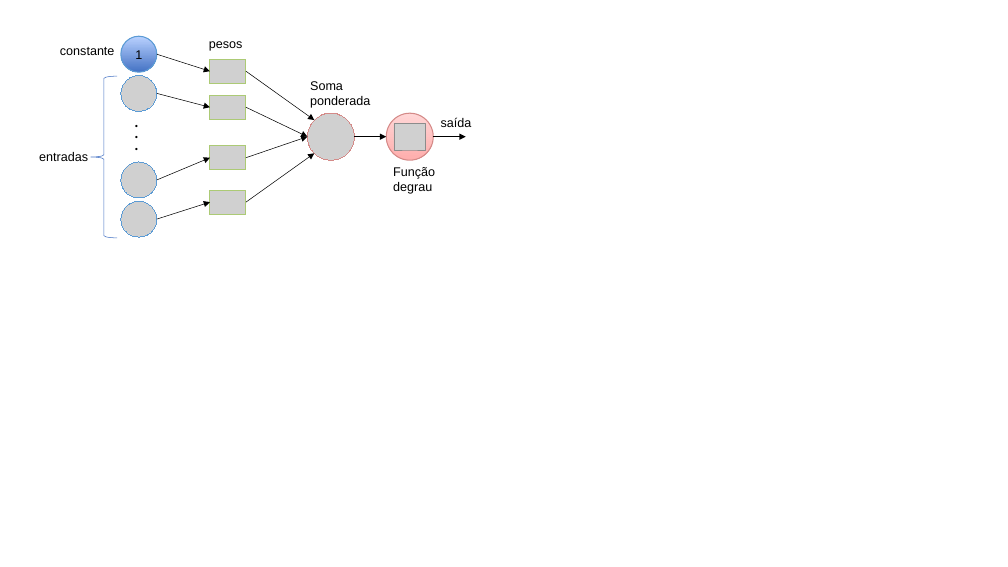
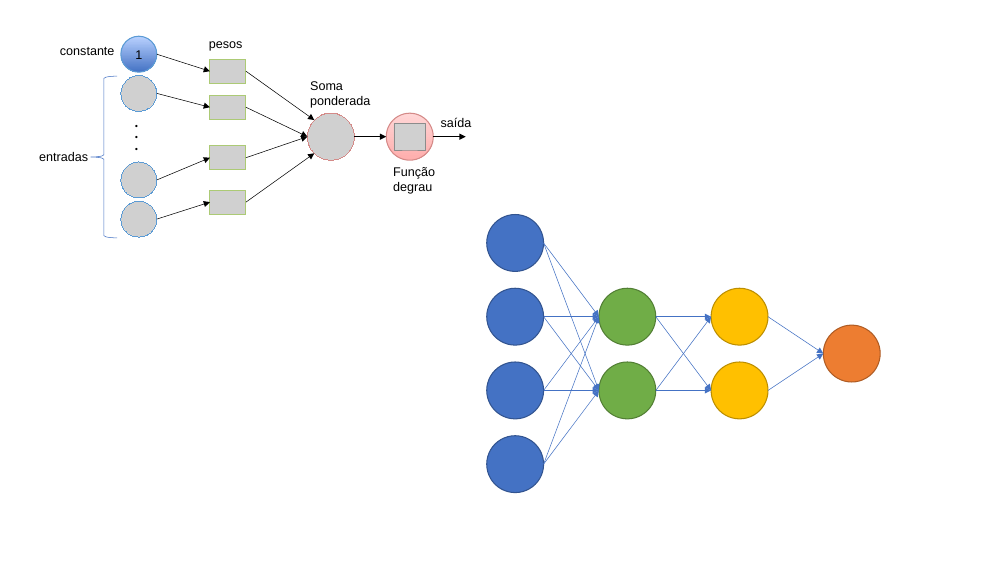
Before and after one commit to fccarvalho2/Deep-Learning, a slide deck: slide 2 of Figuras/Figuras.pptx. Drawn at 1008x567 pixels with LibreOffice and Linux fonts; fonts in the diff are those of the drawing; grey boxes stand for pictures. Boxes give left, top, right and bottom in pixels: in the first picture for what was removed or moved away, otherwise in the second. Text is boxed around its words. In the diff, an @@ line names an element or a change of style, - is before the commit and + after.

```diff
--- a/Figuras/Figuras.pptx
+++ b/Figuras/Figuras.pptx
@@ arrow added from (544, 243) to (599, 390), #4472C4 0.5 pt @@
@@ arrow added from (544, 243) to (599, 317), #4472C4 0.5 pt @@
@@ ellipse added at (x1=599, y1=288, x2=656, y2=345), fill #70AD47, outline #538035 1 pt @@
@@ ellipse added at (x1=712, y1=288, x2=768, y2=345), fill #FFC000, outline #BD8E00 1 pt @@
@@ arrow added from (544, 464) to (599, 317), #4472C4 0.5 pt @@
@@ arrow added from (544, 317) to (599, 317), #4472C4 0.5 pt @@
@@ arrow added from (544, 390) to (599, 317), #4472C4 0.5 pt @@
@@ arrow added from (544, 317) to (599, 390), #4472C4 0.5 pt @@
@@ arrow added from (656, 317) to (712, 390), #4472C4 0.5 pt @@
@@ arrow added from (656, 390) to (712, 317), #4472C4 0.5 pt @@
@@ arrow added from (656, 317) to (712, 317), #4472C4 0.5 pt @@
@@ arrow added from (768, 317) to (823, 354), #4472C4 0.5 pt @@
@@ ellipse added at (x1=823, y1=325, x2=880, y2=382), fill #ED7D31, outline #AF5C24 1 pt @@
@@ arrow added from (768, 390) to (823, 354), #4472C4 0.5 pt @@
@@ ellipse added at (x1=599, y1=362, x2=656, y2=419), fill #70AD47, outline #538035 1 pt @@
@@ ellipse added at (x1=712, y1=362, x2=768, y2=419), fill #FFC000, outline #BD8E00 1 pt @@
@@ arrow added from (544, 464) to (599, 390), #4472C4 0.5 pt @@
@@ arrow added from (544, 390) to (599, 390), #4472C4 0.5 pt @@
@@ arrow added from (656, 390) to (712, 390), #4472C4 0.5 pt @@
@@ group added at (x1=487, y1=215, x2=544, y2=492): 4 ellipses @@
```
Also in this commit, not shown: 1 other file.
